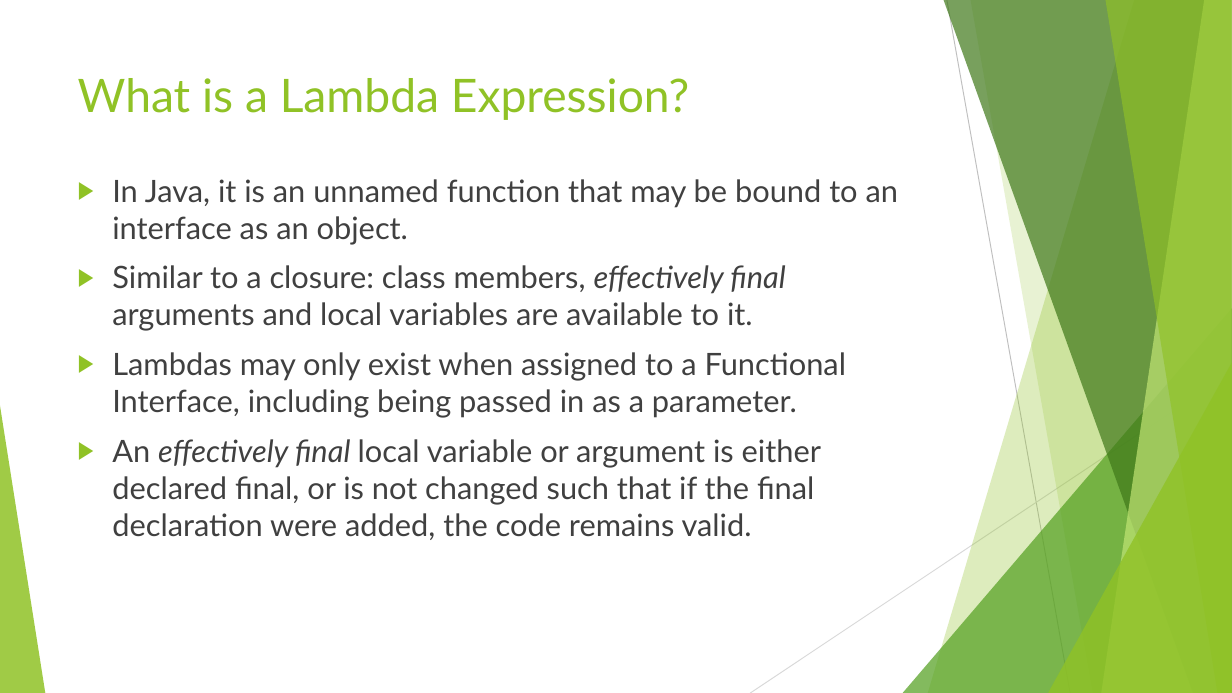
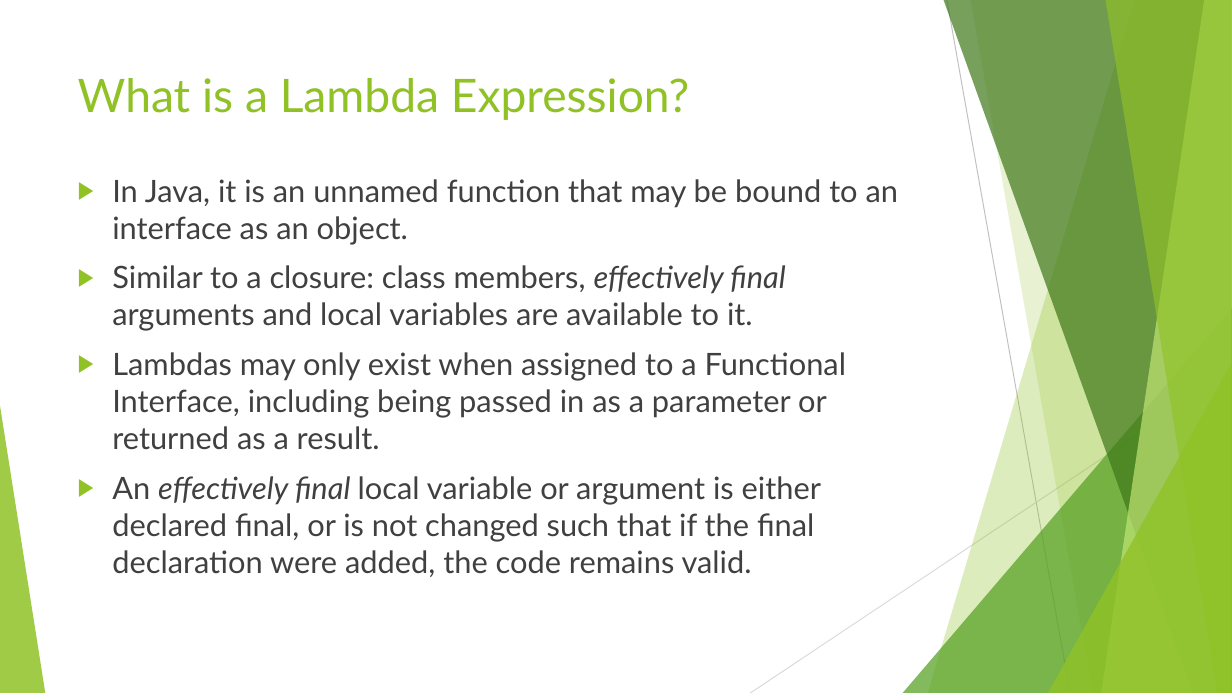
Before and after one commit to RichardRoda/2017-CodePaLOUsa-Lambda, a slide deck: slide 3 of Learning to Love the Lambda in the Stream.pptx. Drawn at 1232x693 pixels with LibreOffice and Linux fonts; fonts in the diff are those of the drawing. Boxes give left, top, right and bottom in pixels: in the first picture for what was removed or moved away, otherwise in the second. Text is boxed around its words. In the diff, an @@ line names an element or a change of style, - is before the commit and + after.

```diff
--- a/Learning to Love the Lambda in the Stream.pptx
+++ b/Learning to Love the Lambda in the Stream.pptx
@@ text at <box>112,352,847,450</box>: text changed @@
-▶ Lambdas may only exist when assigned to a Functional Interface, including being passed in as a parameter.
+▶ Lambdas may only exist when assigned to a Functional Interface, including being passed in as a parameter or returned as a result.
```
Also in this commit, not shown: 7 other slides changed, 1 other file.
